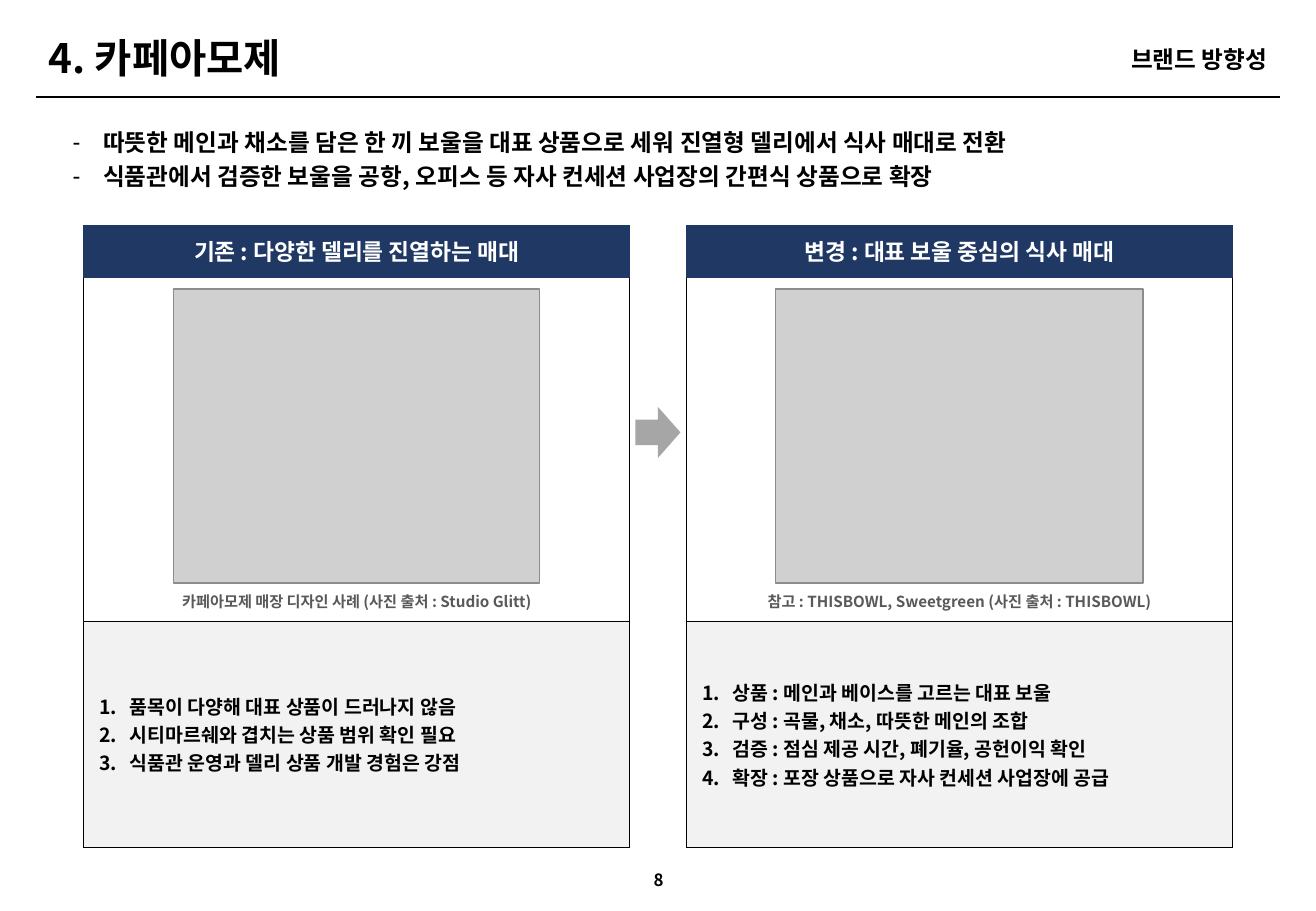
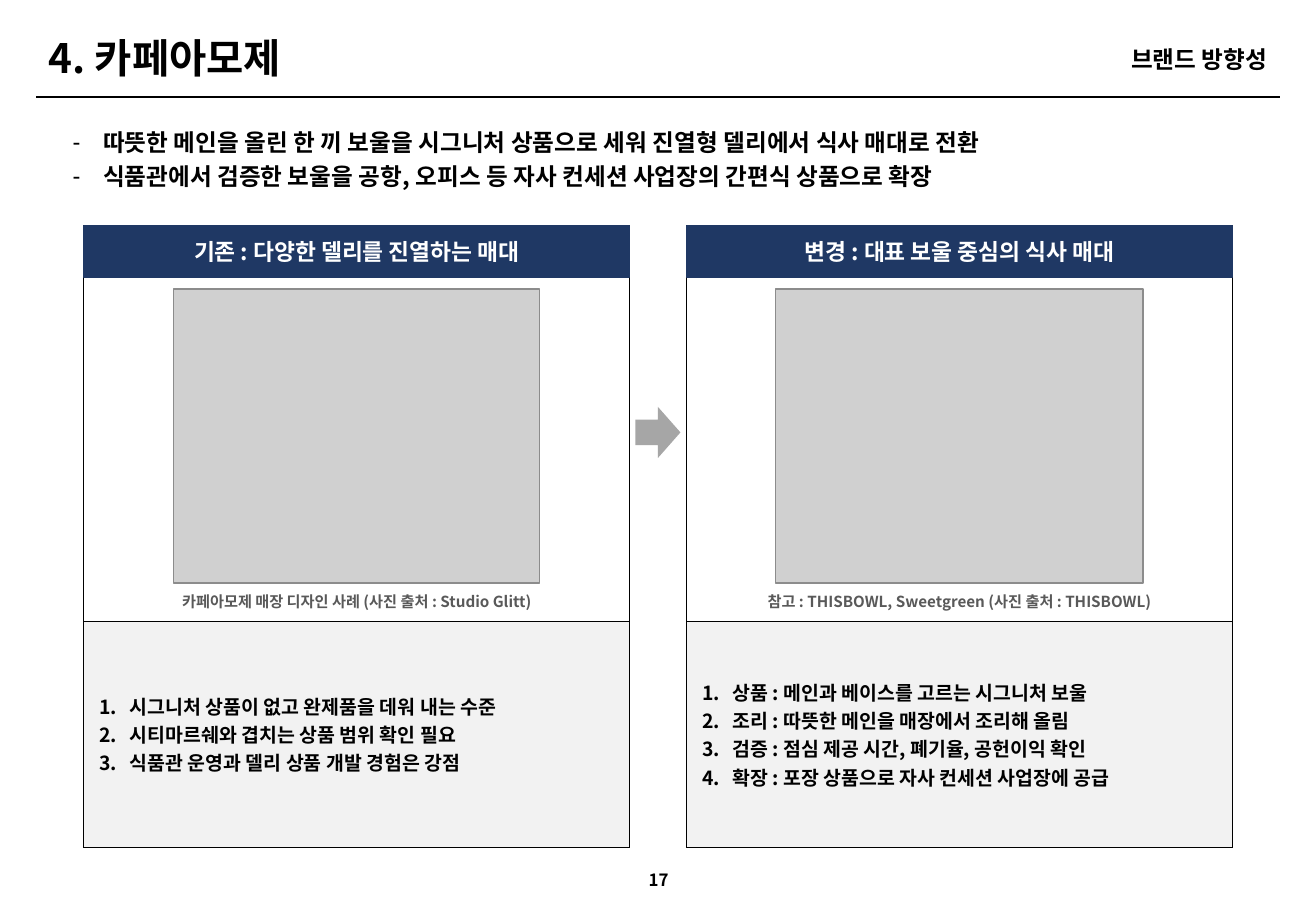
Before and after one commit to grandnim-wq/Claude, a slide deck: slide 17 of 아모제_3개브랜드_개선전략_최종.pptx (slide 8 before the commit). Drawn at 1316x911 pixels with LibreOffice and Linux fonts; fonts in the diff are those of the drawing; grey boxes stand for pictures. Boxes give left, top, right and bottom in pixels: in the first picture for what was removed or moved away, otherwise in the second. Text is boxed around its words. In the diff, an @@ line names an element or a change of style, - is before the commit and + after.

```diff
--- a/아모제_3개브랜드_개선전략_최종.pptx
+++ b/아모제_3개브랜드_개선전략_최종.pptx
@@ text at [103,131,980,153]: text changed @@
-– 따뜻한 메인과 채소를 담은 한 끼 보울을 대표 상품으로 세워 진열형 델리에서 식사 매대로 전환
+– 따뜻한 메인을 올린 한 끼 보울을 시그니처 상품으로 세워 진열형 델리에서 식사 매대로 전환
@@ text at [732,683,1087,730]: text changed @@
-1. 상품 : 메인과 베이스를 고르는 대표 보울
-2. 구성 : 곡물, 채소, 따뜻한 메인의 조합
+1. 상품 : 메인과 베이스를 고르는 시그니처 보울
+2. 조리 : 따뜻한 메인을 매장에서 조리해 올림
@@ text at [130,697,496,716]: text changed @@
-1. 품목이 다양해 대표 상품이 드러나지 않음
+1. 시그니처 상품이 없고 완제품을 데워 내는 수준
@@ text at [649,873,669,886]: text changed @@
-8
+17
```
Also in this commit, not shown: 8 other slides changed, 10 slides added.
